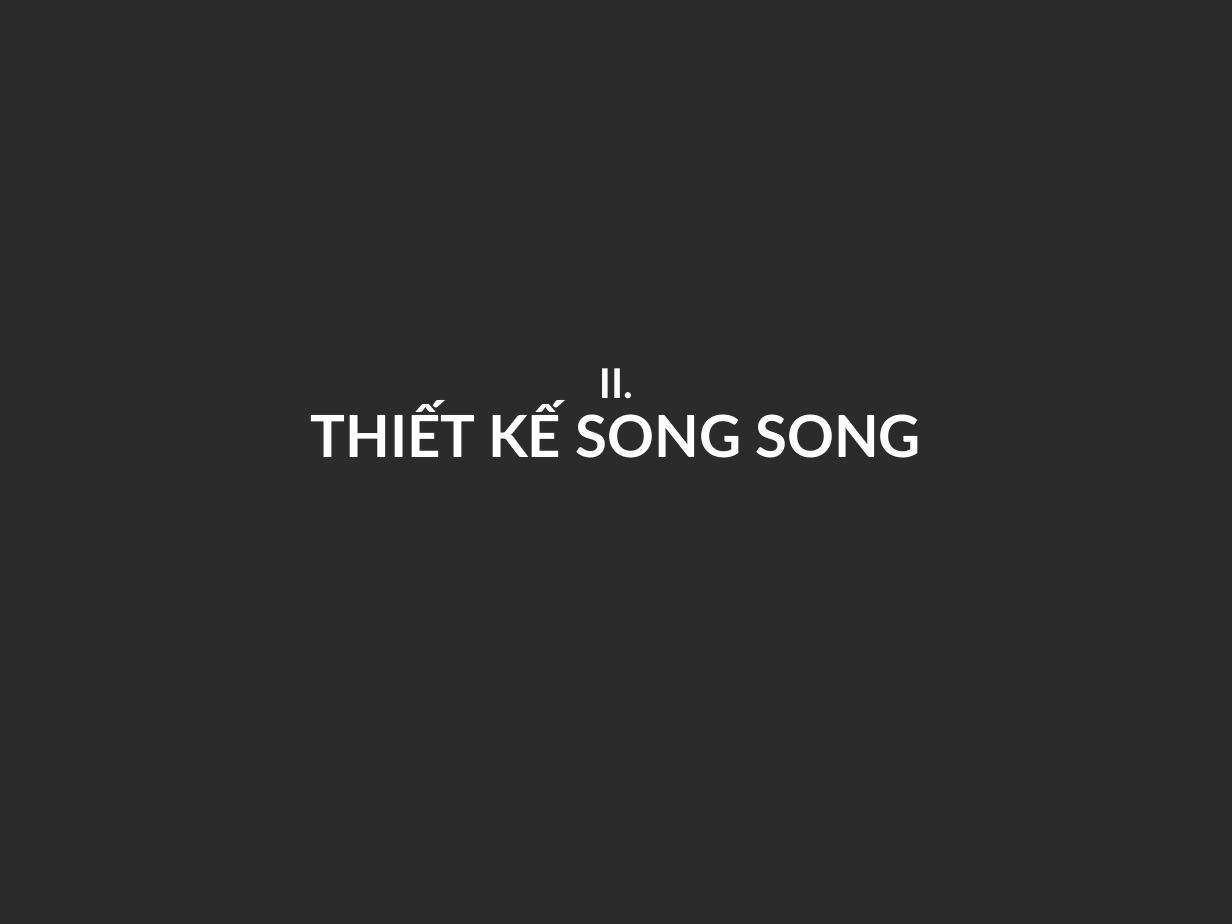
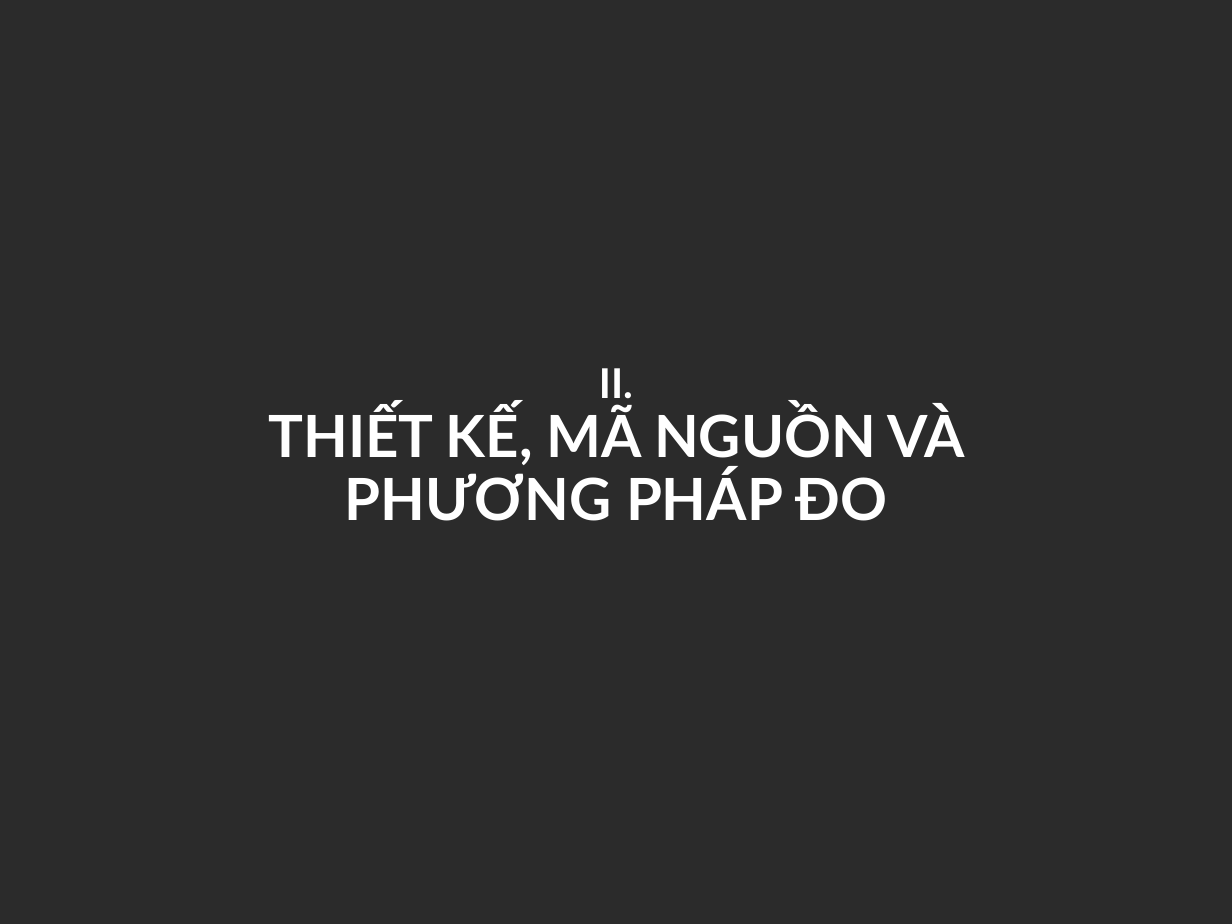
Before and after one commit to ngocvinhvu/High-Performance-Computing, a slide deck: slide 7 of slides/HPC_Nhom10_ParallelDistributedDL.pptx. Drawn at 1232x924 pixels with LibreOffice and Linux fonts; fonts in the diff are those of the drawing; background and template pictures are left out; a plain dark background stands for a picture behind light text. Boxes give left, top, right and bottom in pixels: in the first picture for what was removed or moved away, otherwise in the second. Text is boxed around its words. In the diff, an @@ line names an element or a change of style, - is before the commit and + after.

```diff
--- a/slides/HPC_Nhom10_ParallelDistributedDL.pptx
+++ b/slides/HPC_Nhom10_ParallelDistributedDL.pptx
@@ title at bbox=[268, 408, 965, 521]: text changed @@
-THIẾT KẾ SONG SONG
+THIẾT KẾ, MÃ NGUỒN VÀ PHƯƠNG PHÁP ĐO
```
Also in this commit, not shown: 1 other slide changed, 8 slides added, 1 other file.
